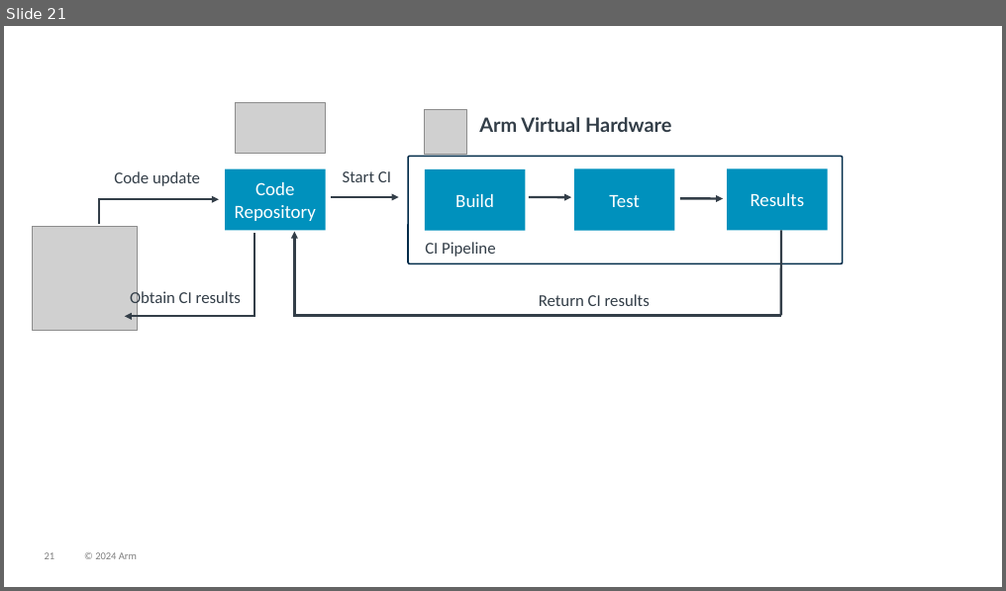
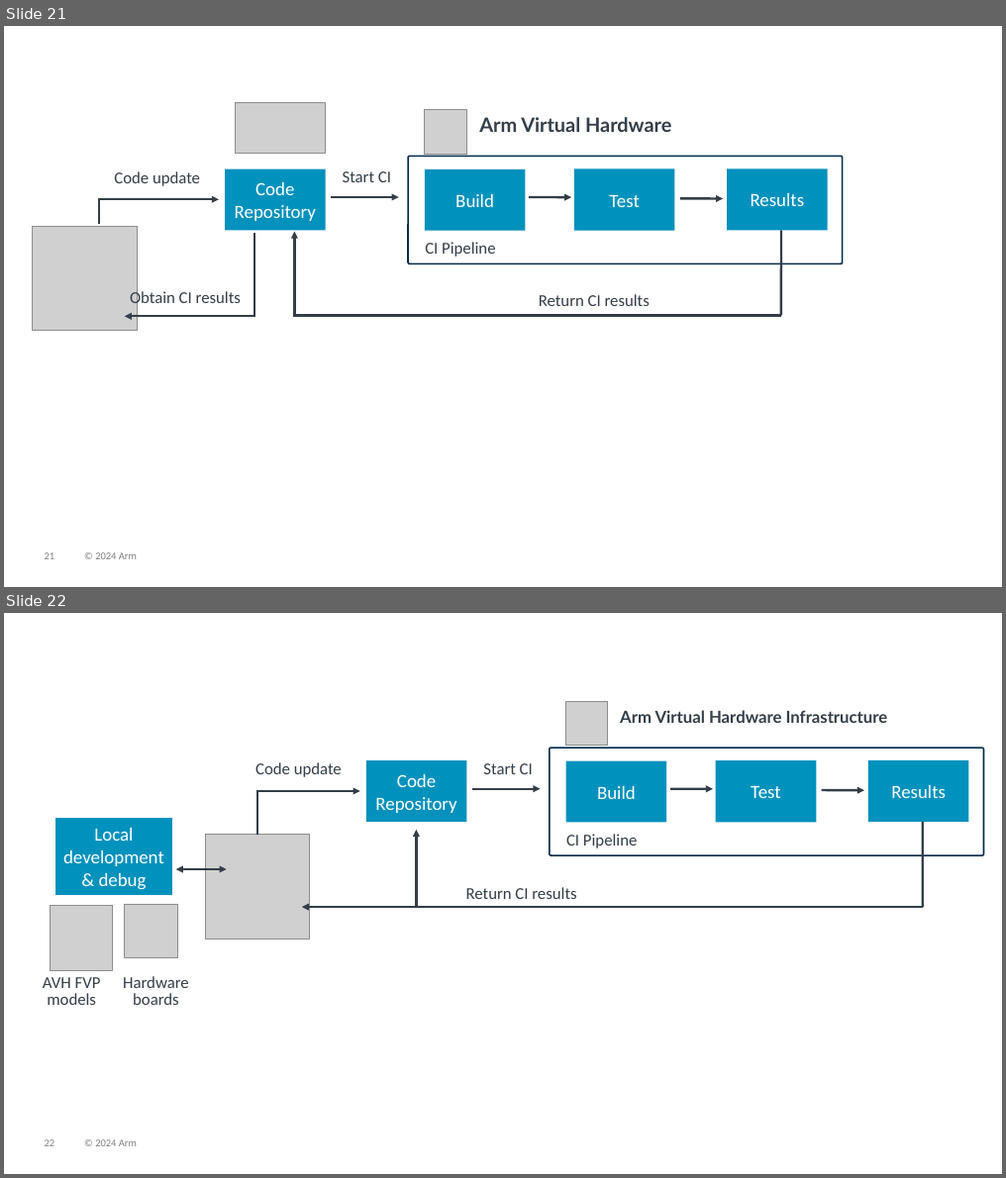
Before and after one commit to ARM-software/AVH, a slide deck: DoxyGen/overview/src/images/img_src.pptx. Shown one above the other, each under a label of ours: slide 21 before the commit, slides 21 and 22 after it. The pictures are 1006x591 and 1006x1178 pixels, drawn with LibreOffice and Linux fonts; fonts in the diff are those of the drawing; grey boxes stand for pictures; background and template pictures are left out. Boxes give left, top, right and bottom in pixels: in the first picture for what was removed or moved away, otherwise in the second. Text is boxed around its words. In the diff, an @@ line names an element or a change of style, - is before the commit and + after.

```diff
--- a/DoxyGen/overview/src/images/img_src.pptx
+++ b/DoxyGen/overview/src/images/img_src.pptx
@@ slide 22 added at box(4, 613, 1002, 1174), background #FFFFFF; not listed: 2 template elements that a slide beside it also shows @@
@@ picture added at box(566, 701, 608, 746) @@
@@ text added at box(620, 710, 888, 723), 16 pt, text #333E48, bold @@
+Arm Virtual Hardware Infrastructure
@@ rounded rectangle added at box(366, 761, 466, 822), fill #0091BD, 18 pt, text #FFFFFF @@
+Code Repository
@@ rounded rectangle added at box(549, 748, 984, 856), outline #002B49 1.5 pt @@
@@ rounded rectangle added at box(716, 761, 816, 823), fill #0091BD, 18 pt, text #FFFFFF @@
+Test
@@ rounded rectangle added at box(868, 761, 969, 822), fill #0091BD, 18 pt, text #FFFFFF @@
+Results
@@ text added at box(255, 762, 342, 777), 16 pt, text #333E48 @@
+Code update
@@ arrow added from (472, 789) to (540, 789), #333E48 2.25 pt @@
@@ text added at box(483, 763, 533, 774), 16 pt, text #333E48 @@
+Start CI
@@ rounded rectangle added at box(566, 761, 666, 823), fill #0091BD, 18 pt, text #FFFFFF @@
+Build
@@ arrow added from (670, 789) to (713, 789), #333E48 2.25 pt @@
@@ arrow added from (822, 790) to (864, 790), #333E48 2.25 pt @@
@@ rounded rectangle added at box(55, 818, 172, 895), fill #0091BD, 18 pt, text #FFFFFF @@
+Local development & debug
@@ elbow arrow added from (257, 835) to (360, 791), #333E48 2.25 pt @@
@@ picture added at box(205, 835, 310, 939) @@
@@ elbow arrow added from (923, 907) to (417, 830), #333E48 2.25 pt @@
@@ text added at box(566, 834, 637, 849), 16 pt, text #333E48 @@
+CI Pipeline
@@ line added from (923, 822) to (923, 907), #333E48 2.25 pt @@
@@ double arrow added from (227, 869) to (176, 869), #333E48 2.25 pt @@
@@ picture added at box(51, 905, 113, 970) @@
@@ picture added at box(125, 904, 177, 958) @@
@@ arrow added from (436, 907) to (302, 907), #333E48 2.25 pt @@
@@ text added at box(466, 887, 576, 899), 16 pt, text #333E48 @@
+Return CI results
@@ text added at box(43, 977, 101, 1005), 16 pt, text #333E48 @@
+AVH FVP
+models
@@ text added at box(123, 976, 189, 1005), 16 pt, text #333E48 @@
+Hardware
+boards
```
Also in this commit, not shown: 4 other files.
